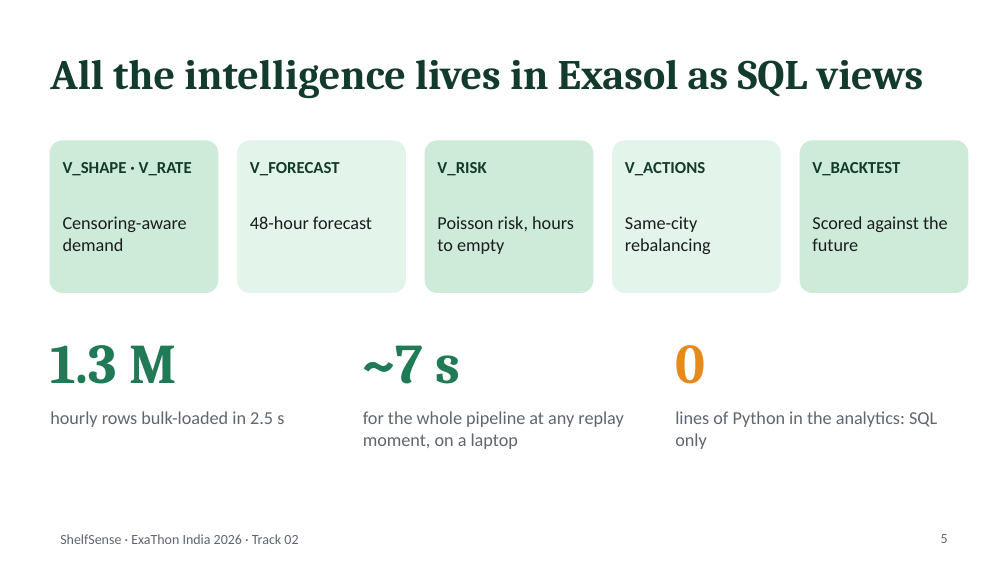
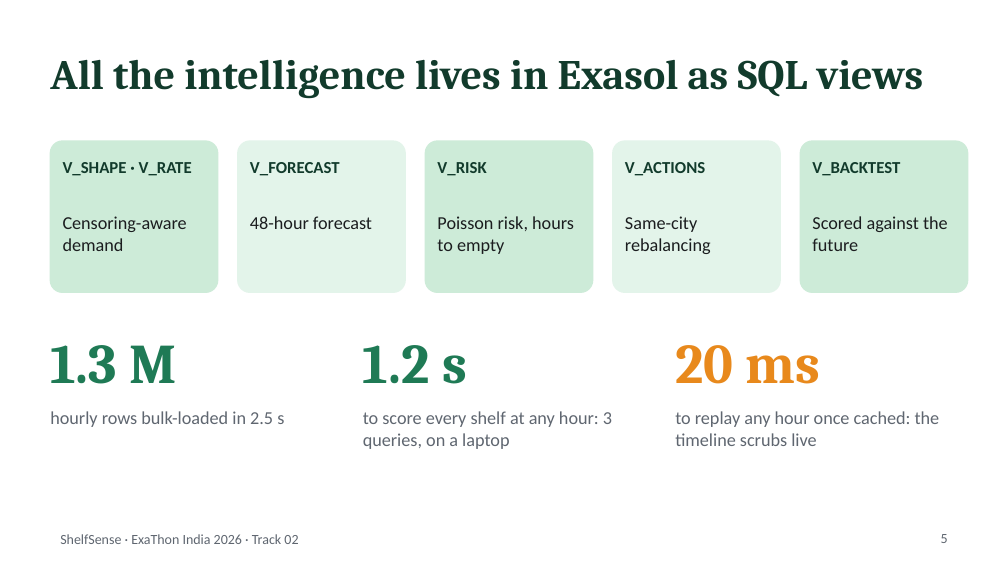
Before and after one commit to andringodson/shelfsense, a slide deck: slide 5 of docs/ShelfSense-pitch.pptx. Drawn at 1008x567 pixels with LibreOffice and Linux fonts; fonts in the diff are those of the drawing. Boxes give left, top, right and bottom in pixels: in the first picture for what was removed or moved away, otherwise in the second. Text is boxed around its words. In the diff, an @@ line names an element or a change of style, - is before the commit and + after.

Commit message:
Deck: new dashboard screenshot and latency numbers; deck build script in repo

```diff
--- a/docs/ShelfSense-pitch.pptx
+++ b/docs/ShelfSense-pitch.pptx
@@ text at (363, 345, 467, 384): text changed @@
-~7 s
+1.2 s
@@ text at (675, 345, 821, 384): text changed @@
-0
+20 ms
@@ text at (363, 411, 612, 449): text changed @@
-for the whole pipeline at any replay moment, on a laptop
+to score every shelf at any hour: 3 queries, on a laptop
@@ text at (675, 411, 940, 446): text changed @@
-lines of Python in the analytics: SQL only
+to replay any hour once cached: the timeline scrubs live
```
Also in this commit, not shown: 2 other files.
